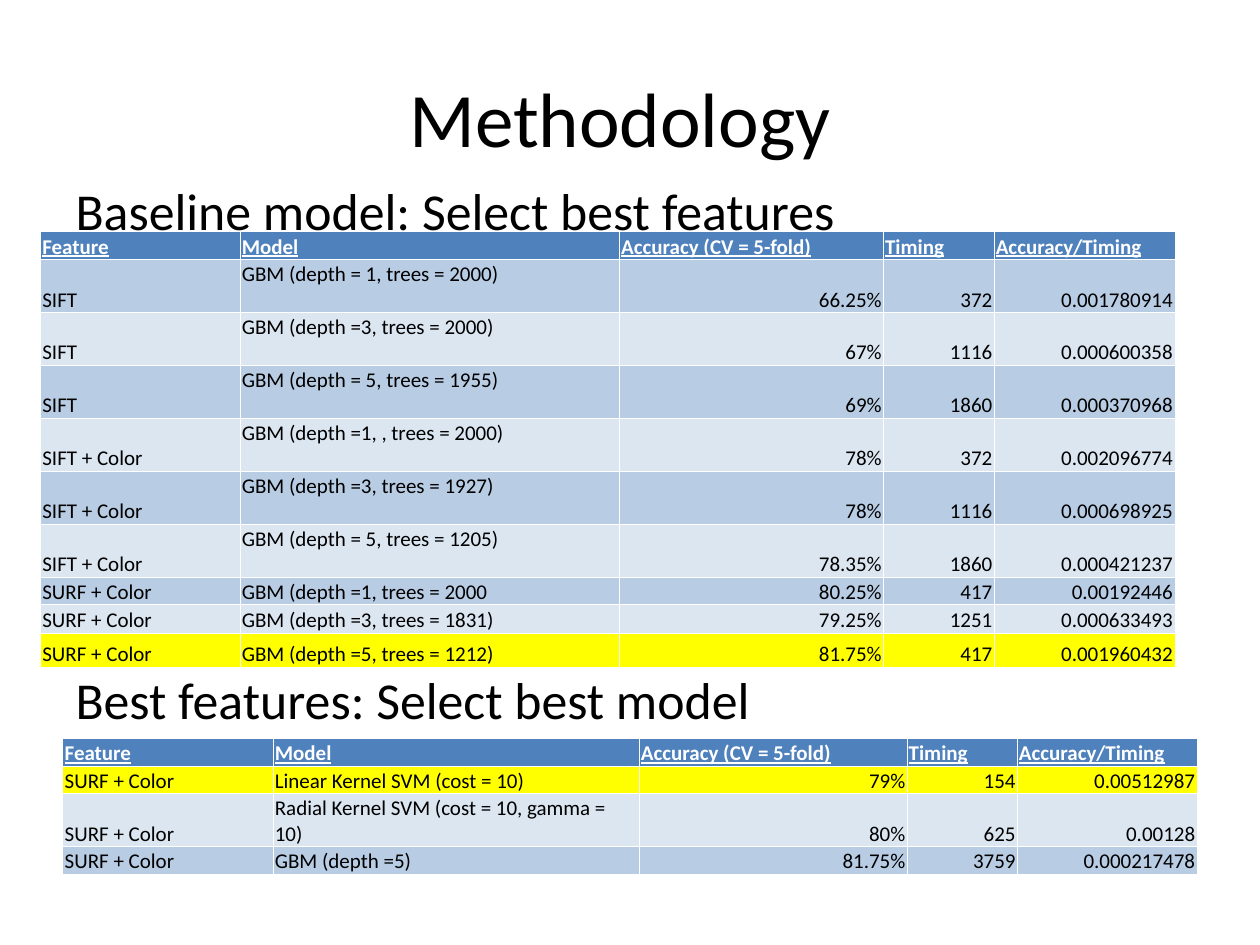
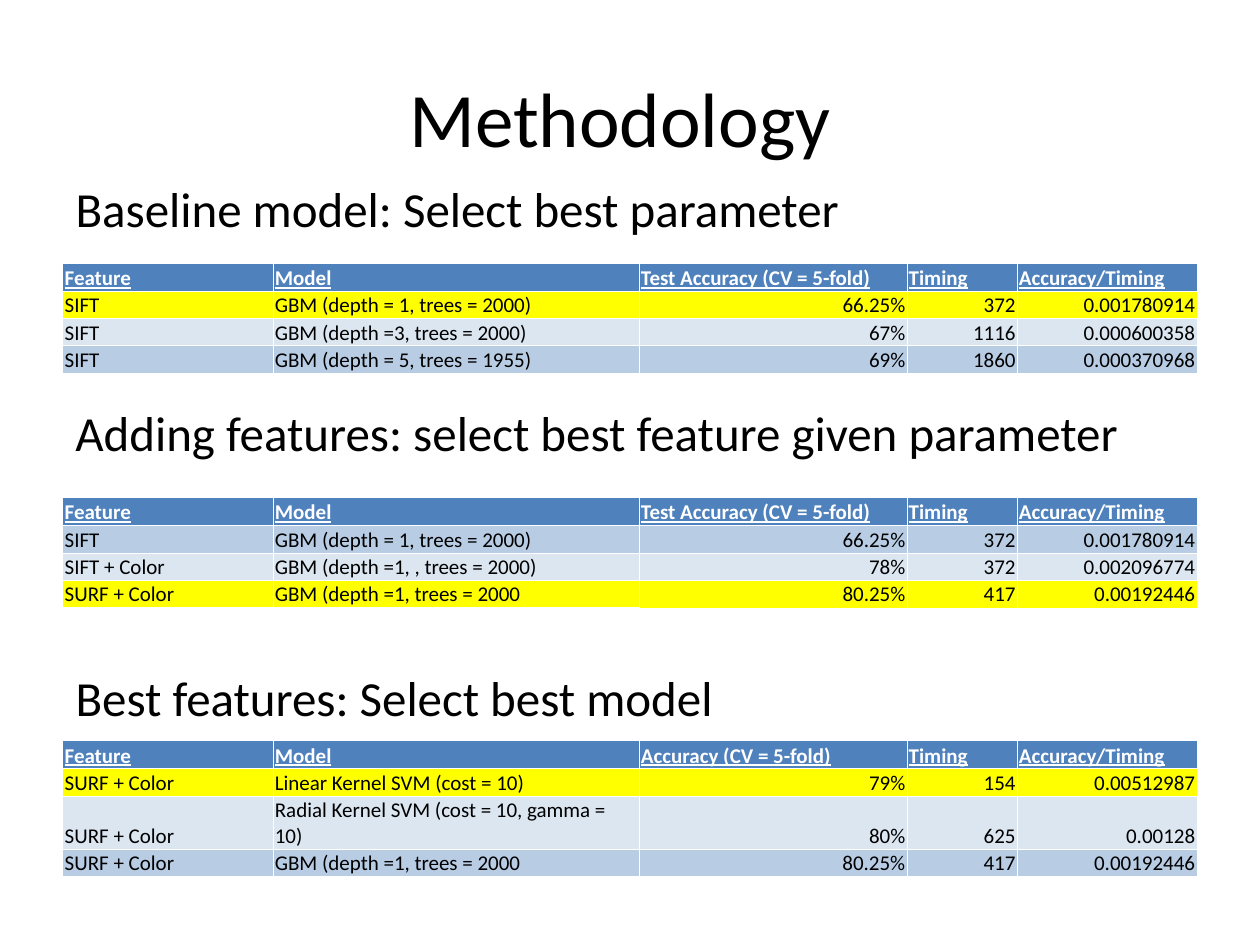
Before and after one commit to TZstatsADS/Fall2016-proj3-grp1, a slide deck: slide 2 of doc/Image Presentation.pptx. Drawn at 1260x945 pixels with LibreOffice and Linux fonts; fonts in the diff are those of the drawing. Boxes give left, top, right and bottom in pixels: in the first picture for what was removed or moved away, otherwise in the second. Text is boxed around its words. In the diff, an @@ line names an element or a change of style, - is before the commit and + after.

```diff
--- a/doc/Image Presentation.pptx
+++ b/doc/Image Presentation.pptx
@@ text at bbox=[76, 193, 839, 235]: text changed; size 29.6 to 28 pt @@
-Baseline model: Select best features
+Baseline model: Select best parameter
@@ table added at bbox=[63, 263, 1198, 375], 4 rows, 5 columns @@
+Feature | Model | Test Accuracy (CV = 5-fold) | Timing | Accuracy/Timing
+SIFT | GBM (depth = 1, trees = 2000) | 66.25% | 372 | 0.001780914
+SIFT | GBM (depth =3, trees = 2000) | 67% | 1116 | 0.000600358
+SIFT | GBM (depth = 5, trees = 1955) | 69% | 1860 | 0.000370968
@@ text added at bbox=[75, 417, 1118, 460], 28 pt, text #000000 @@
+Adding features: select best feature given parameter
@@ table at bbox=[63, 498, 1198, 612] @@
-row 1, column 3: Accuracy (CV = 5-fold)
+row 1, column 3: Test Accuracy (CV = 5-fold)
-row 3: SIFT | GBM (depth =3, trees = 2000) | 67% | 1116 | 0.000600358
-row 4: SIFT | GBM (depth = 5, trees = 1955) | 69% | 1860 | 0.000370968
-row 6: SIFT + Color | GBM (depth =3, trees = 1927) | 78% | 1116 | 0.000698925
-row 7: SIFT + Color | GBM (depth = 5, trees = 1205) | 78.35% | 1860 | 0.000421237
-row 9: SURF + Color | GBM (depth =3, trees = 1831) | 79.25% | 1251 | 0.000633493
-row 10: SURF + Color | GBM (depth =5, trees = 1212) | 81.75% | 417 | 0.001960432
@@ table: place and size @@
-table at bbox=[40, 232, 1173, 669]
+table at bbox=[63, 498, 1198, 612]
@@ text "Best features: Select best model" at bbox=[76, 682, 712, 717]: size 29.6 to 28 pt @@
@@ table at bbox=[63, 741, 1198, 881] @@
-row 4: SURF + Color | GBM (depth =5) | 81.75% | 3759 | 0.000217478
+row 4: SURF + Color | GBM (depth =1, trees = 2000 | 80.25% | 417 | 0.00192446
```
